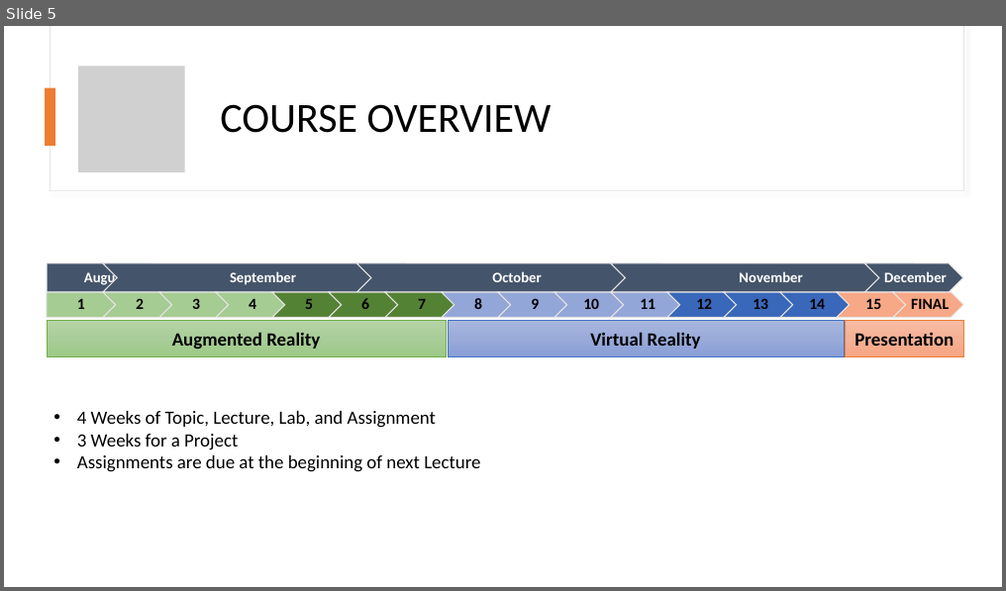
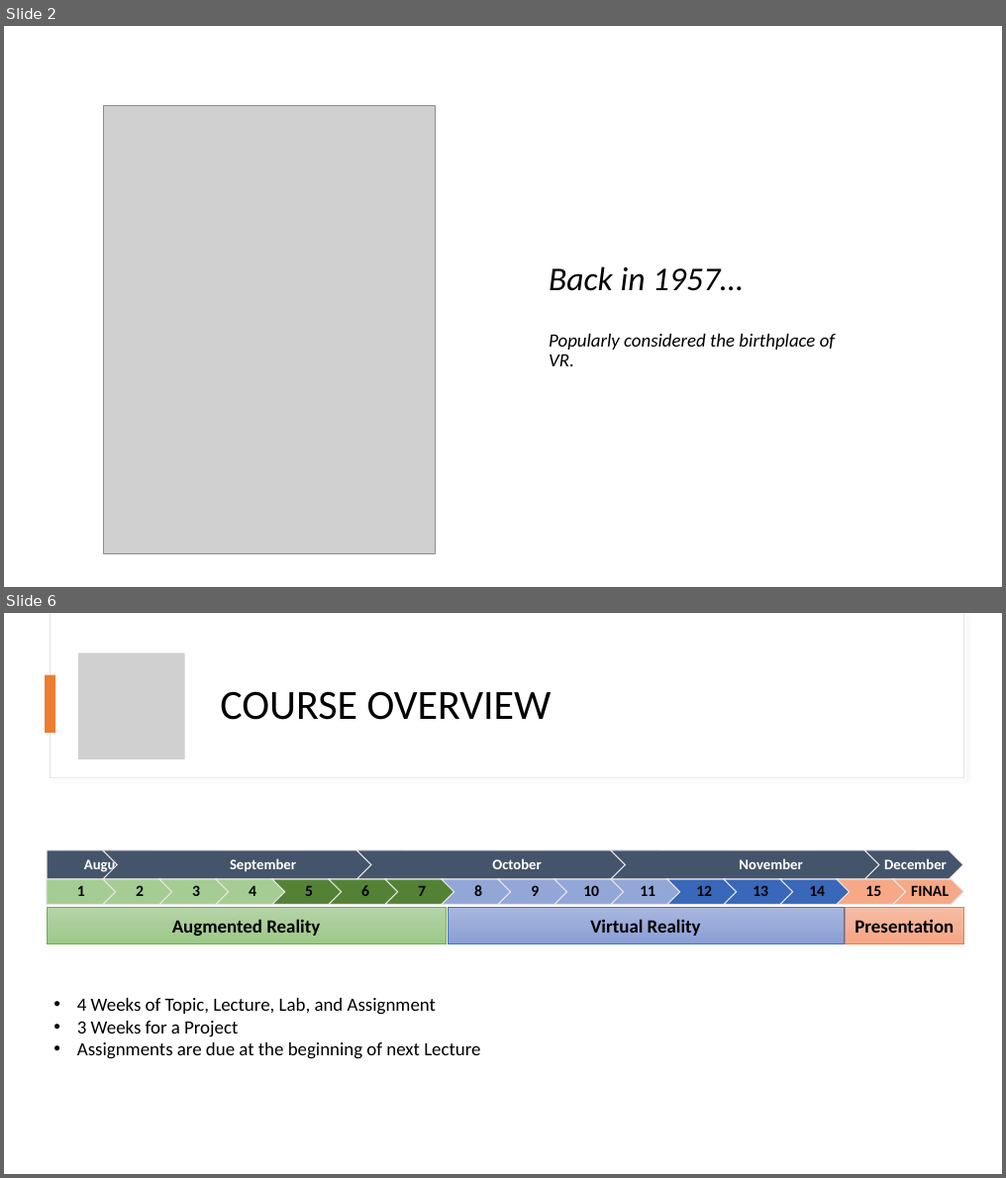
Before and after one commit to AGGP-NHTI/AGGP231c, a slide deck: Assignments/Week01/Presentation_WEEK01.pptx. Shown one above the other, each under a label of ours: slide 5 before the commit, slides 2 and 6 after it; the slides between them are not shown. The pictures are 1006x591 and 1006x1178 pixels, drawn with LibreOffice and Linux fonts; fonts in the diff are those of the drawing; grey boxes stand for pictures. Boxes give left, top, right and bottom in pixels: in the first picture for what was removed or moved away, otherwise in the second. Text is boxed around its words. In the diff, an @@ line names an element or a change of style, - is before the commit and + after.

```diff
--- a/Assignments/Week01/Presentation_WEEK01.pptx
+++ b/Assignments/Week01/Presentation_WEEK01.pptx
@@ slide 2 added at box(4, 26, 1002, 587), background #FFFFFF @@
@@ picture added at box(103, 105, 435, 555) @@
@@ text added at box(548, 267, 835, 367), 18 pt, text #000000, italic @@
+Back in 1957…
+Popularly considered the birthplace of VR.
@@ what was slide 5 is now slide 6 @@
```
Also in this commit, not shown: 6 slides changed, 2 other slides added, 4 other files.
